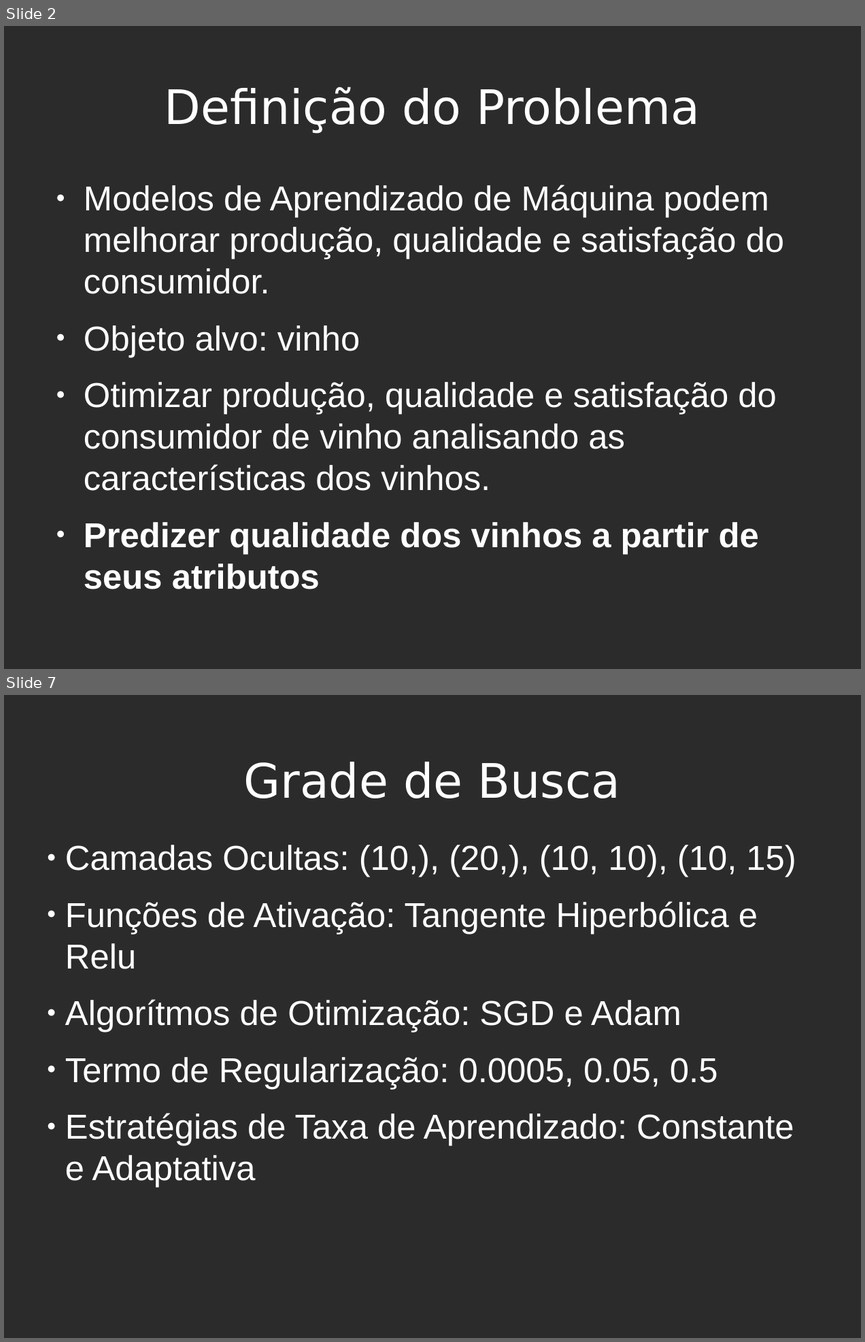
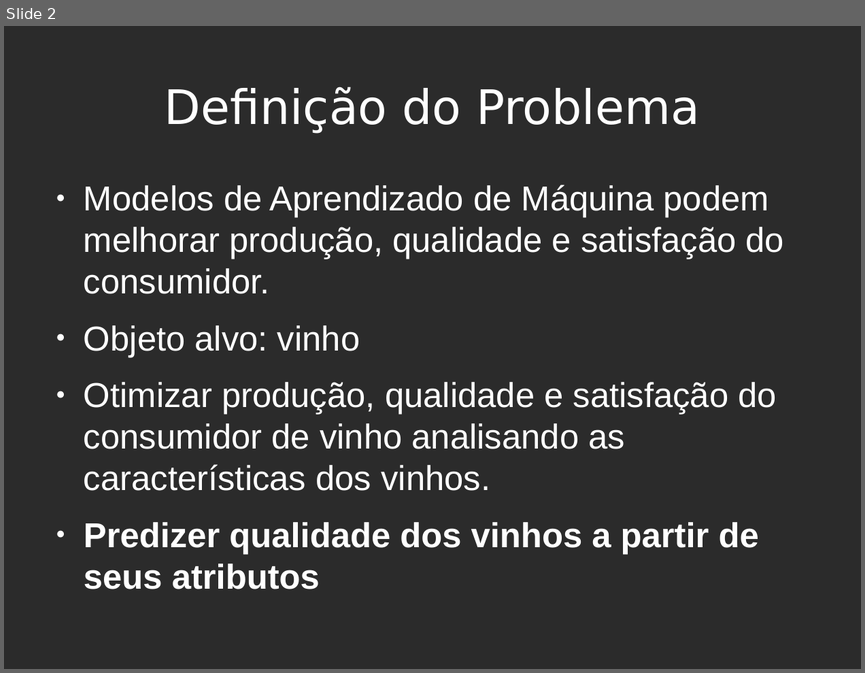
Before and after one commit to sdkgit123/RNA-atv3, a slide deck: RNA-apresentacao.odp. Shown one above the other, each under a label of ours: slides 2 and 7 before the commit, slide 2 after it; the slides between them are not shown. The pictures are 865x1342 and 865x673 pixels, drawn with LibreOffice and Linux fonts; fonts in the diff are those of the drawing; background and template pictures are left out; a plain dark background stands for a picture behind light text. Boxes give left, top, right and bottom in pixels: in the first picture for what was removed or moved away, otherwise in the second. Text is boxed around its words. In the diff, an @@ line names an element or a change of style, - is before the commit and + after.

```diff
--- a/RNA-apresentacao.odp
+++ b/RNA-apresentacao.odp
@@ slide 7 removed at (4,695,861,1338), background picture (left out) @@
@@ title removed at (243,762,621,798) @@
-Grade de Busca
@@ text removed at (65,845,796,1187) @@
-● Camadas Ocultas: (10,), (20,), (10, 10), (10, 15)
-● Funções de Ativação: Tangente Hiperbólica e Relu
-● Algorítmos de Otimização: SGD e Adam
-● Termo de Regularização: 0.0005, 0.05, 0.5
-● Estratégias de Taxa de Aprendizado: Constante e Adaptativa
```
Also in this commit, not shown: 6 slides changed, 4 slides added, 3 other files.
